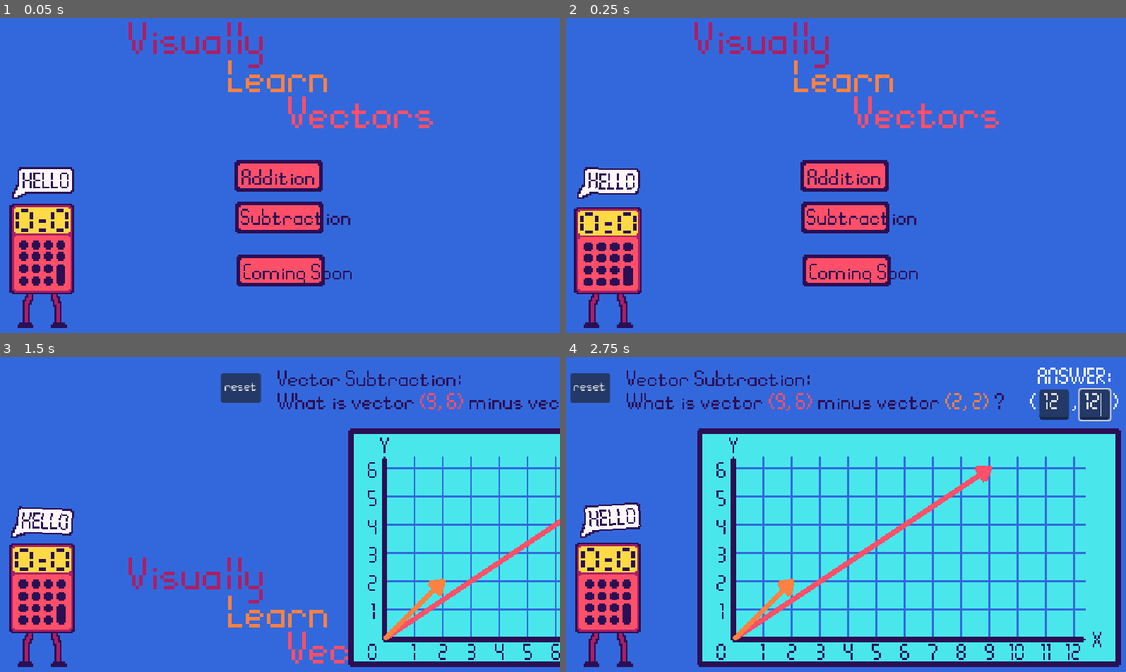
Above: before the commit, frames 1-4 (two rows, left to right).
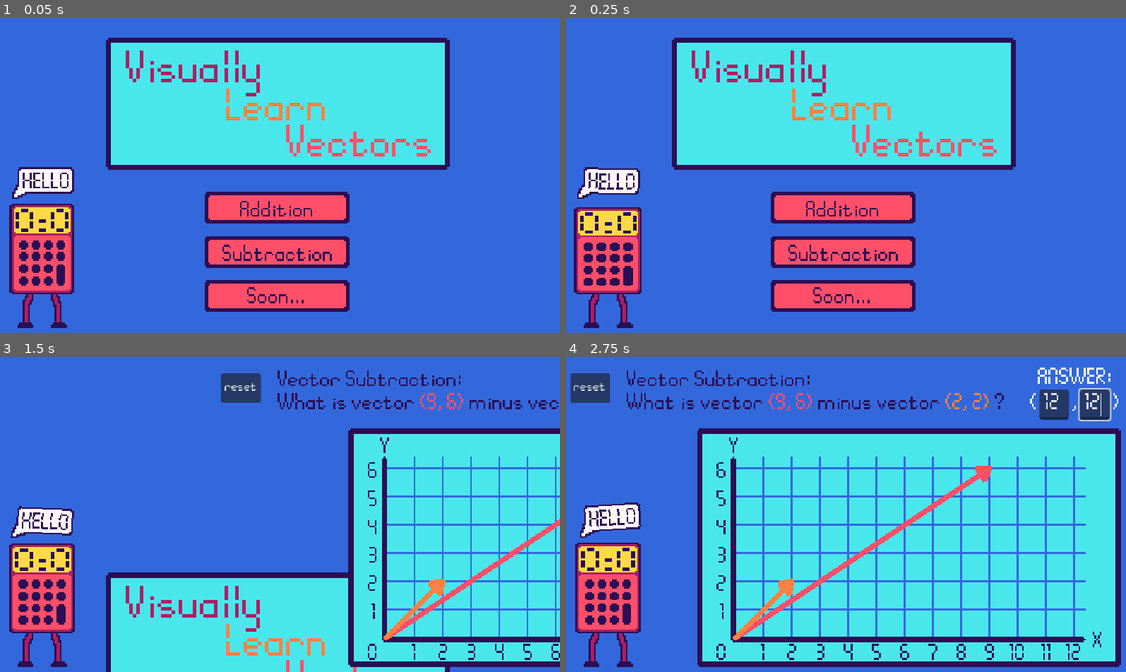
Above: after the commit, the same moments.

Repository: KyleTiley/VectorMathGame
Game: Godot game, scene res://Game/game.tscn
The game is run twice, just before and just after one commit, with the same random seed, the same clock (stepped at 60 frames per second) and the same inputs.
Inputs (mouse positions are in pixels of both pictures, inside the frame that each line leads up to):
- Up to frame 1 (0.05 s): no input
- Up to frame 2 (0.25 s): no input
- Up to frame 3 (1.5 s): click "Coming Soon" (after the commit: "Soon...") at 0.5 s; click "Addition" at 1.25 s
- Up to frame 4 (2.75 s): click (1070, 404) at 2.02 s; type "12" at 2.1 s; click (1109, 404) at 2.25 s; type "12" at 2.33 s

The runs differ from the first frame. In frame 1, 35% of the frame differs, in the area x 18-81%, y 1-94%; in frame 2, 35%; in frame 3, 14%; in frame 4, nothing differs.

Commit message:
title fixed

Diff:
--- a/Game/UI.gd
+++ b/Game/UI.gd
@@ -7,7 +7,7 @@
 var lerp_game = false
 
 var lerp_speed = 5
-var top_pos = Vector2(0, 360)
+var bottom_pos = Vector2(0, 360)
 
 func _ready():
 	main_menu.position = Vector2.ZERO
@@ -21,7 +21,7 @@
 		move_menu_out(delta)
 
 func move_menu_out(_delta):
-	main_menu.position = main_menu.position.lerp(top_pos, _delta * lerp_speed)
+	main_menu.position = main_menu.position.lerp(bottom_pos, _delta * lerp_speed)
 
 func move_game_in(_delta):
 	game_level.position = game_level.position.lerp(Vector2.ZERO, _delta * lerp_speed)
--- a/Game/game.tscn
+++ b/Game/game.tscn
@@ -3,10 +3,10 @@
 [ext_resource type="Script" path="res://Game/UI.gd" id="1_1tuvy"]
 [ext_resource type="PackedScene" uid="uid://cbgvg7rm1fyk1" path="res://Game/Calculator/calculator.tscn" id="1_lx25n"]
 [ext_resource type="Texture2D" uid="uid://djdjd152icj26" path="res://Assets/button1.png" id="2_at5sf"]
+[ext_resource type="Texture2D" uid="uid://bmd4aiwlkyld4" path="res://Assets/header.png" id="2_jg7fo"]
 [ext_resource type="Texture2D" uid="uid://bmkfojsk6pl" path="res://Assets/button2.png" id="2_y031h"]
 [ext_resource type="Texture2D" uid="uid://dxmgkn4cfg0n8" path="res://Assets/button3.png" id="3_l55qn"]
 [ext_resource type="PackedScene" uid="uid://dv4a7rdfuvwun" path="res://Game/Levels/vector_addition.tscn" id="3_qdm1t"]
-[ext_resource type="Texture2D" uid="uid://cvarbbvc0wbi7" path="res://Assets/funkyfuture-8-32x.png" id="4_d2gfx"]
 
 [node name="Game" type="Node"]
 
@@ -41,20 +41,20 @@
 
 [node name="ButtonAddition" type="TextureButton" parent="UI/MainMenu"]
 layout_mode = 0
-offset_left = 271.0
-offset_top = 164.0
-offset_right = 321.0
-offset_bottom = 182.0
+offset_left = 237.0
+offset_top = 200.0
+offset_right = 319.0
+offset_bottom = 218.0
 scale = Vector2(2, 2)
 texture_normal = ExtResource("2_at5sf")
 texture_pressed = ExtResource("2_y031h")
 texture_hover = ExtResource("3_l55qn")
 
 [node name="Label" type="Label" parent="UI/MainMenu/ButtonAddition"]
-layout_mode = 0
-offset_left = 4.0
+layout_mode = 1
+offset_left = 19.5
 offset_top = 4.5
-offset_right = 88.0
+offset_right = 103.5
 offset_bottom = 33.5
 scale = Vector2(0.5, 0.5)
 theme_override_colors/font_color = Color(0.168536, 0.0586099, 0.329259, 1)
@@ -63,20 +63,20 @@
 
 [node name="ButtonSubtraction" type="TextureButton" parent="UI/MainMenu"]
 layout_mode = 0
-offset_left = 272.0
-offset_top = 211.0
-offset_right = 322.0
-offset_bottom = 229.0
+offset_left = 237.0
+offset_top = 250.0
+offset_right = 319.0
+offset_bottom = 268.0
 scale = Vector2(2, 2)
 texture_normal = ExtResource("2_at5sf")
 texture_pressed = ExtResource("2_y031h")
 texture_hover = ExtResource("3_l55qn")
 
 [node name="Label" type="Label" parent="UI/MainMenu/ButtonSubtraction"]
-offset_left = 3.0
-offset_top = 4.0
-offset_right = 129.0
-offset_bottom = 33.0
+offset_left = 10.0
+offset_top = 4.5
+offset_right = 136.0
+offset_bottom = 33.5
 scale = Vector2(0.5, 0.5)
 theme_override_colors/font_color = Color(0.168536, 0.0586099, 0.329259, 1)
 theme_override_font_sizes/font_size = 26
@@ -84,56 +84,62 @@
 
 [node name="ButtonComingSoon" type="TextureButton" parent="UI/MainMenu"]
 layout_mode = 0
-offset_left = 273.0
-offset_top = 271.0
-offset_right = 323.0
-offset_bottom = 289.0
+offset_left = 237.0
+offset_top = 300.0
+offset_right = 319.0
+offset_bottom = 318.0
 scale = Vector2(2, 2)
 texture_normal = ExtResource("2_at5sf")
 texture_pressed = ExtResource("2_y031h")
 texture_hover = ExtResource("3_l55qn")
 
 [node name="Label" type="Label" parent="UI/MainMenu/ButtonComingSoon"]
-offset_left = 4.0
-offset_top = 4.5
-offset_right = 88.0
-offset_bottom = 33.5
+offset_left = 23.5
+offset_top = 4.0
+offset_right = 148.5
+offset_bottom = 33.0
 scale = Vector2(0.5, 0.5)
 theme_override_colors/font_color = Color(0.168536, 0.0586099, 0.329259, 1)
 theme_override_font_sizes/font_size = 26
-text = "Coming Soon"
+text = "Soon..."
 
 [node name="Title" type="Control" parent="UI/MainMenu"]
 anchors_preset = 0
-offset_right = 40.0
-offset_bottom = 40.0
+offset_top = 15.0
+offset_right = 640.0
+offset_bottom = 175.0
+
+[node name="Header" type="Sprite2D" parent="UI/MainMenu/Title"]
+position = Vector2(320, 85)
+scale = Vector2(3, 3)
+texture = ExtResource("2_jg7fo")
 
 [node name="Label" type="Label" parent="UI/MainMenu/Title"]
 layout_mode = 0
-offset_left = 151.0
-offset_top = 8.0
-offset_right = 307.0
-offset_bottom = 63.0
+offset_left = 148.0
+offset_top = 25.0
+offset_right = 304.0
+offset_bottom = 80.0
 theme_override_colors/font_color = Color(0.670726, 0.121141, 0.396185, 1)
 theme_override_font_sizes/font_size = 52
 text = "Visually"
 
 [node name="Label2" type="Label" parent="UI/MainMenu/Title"]
 layout_mode = 0
-offset_left = 264.0
-offset_top = 51.0
-offset_right = 380.0
-offset_bottom = 106.0
+offset_left = 261.0
+offset_top = 68.0
+offset_right = 377.0
+offset_bottom = 123.0
 theme_override_colors/font_color = Color(1, 0.506096, 0.258915, 1)
 theme_override_font_sizes/font_size = 52
 text = "Learn"
 
 [node name="Label3" type="Label" parent="UI/MainMenu/Title"]
 layout_mode = 0
-offset_left = 332.0
-offset_top = 92.0
-offset_right = 500.0
-offset_bottom = 147.0
+offset_left = 329.0
+offset_top = 109.0
+offset_right = 497.0
+offset_bottom = 164.0
 theme_override_colors/font_color = Color(1, 0.309712, 0.41181, 1)
 theme_override_font_sizes/font_size = 52
 text = "Vectors"
@@ -146,9 +152,5 @@
 [node name="VectorAddition" parent="Levels" instance=ExtResource("3_qdm1t")]
 position = Vector2(640, 0)
 
-[node name="Funkyfuture-8-32x" type="Sprite2D" parent="."]
-position = Vector2(292, -59)
-texture = ExtResource("4_d2gfx")
-
 [connection signal="pressed" from="UI/MainMenu/ButtonAddition" to="UI" method="_on_button_addition_pressed"]
 [connection signal="pressed" from="UI/MainMenu/ButtonSubtraction" to="UI" method="_on_button_subtraction_pressed"]
Binary file changed: Assets/button1.png
Binary file changed: Assets/button2.png
Binary file changed: Assets/button3.png
Binary file added: Assets/header.png
Not shown, added: Assets/header.png.import
